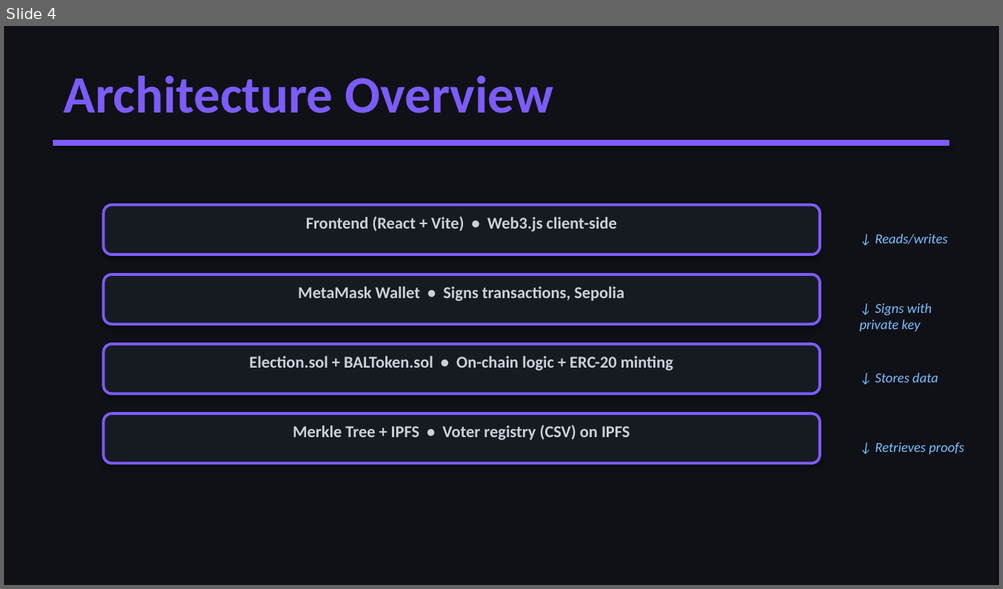
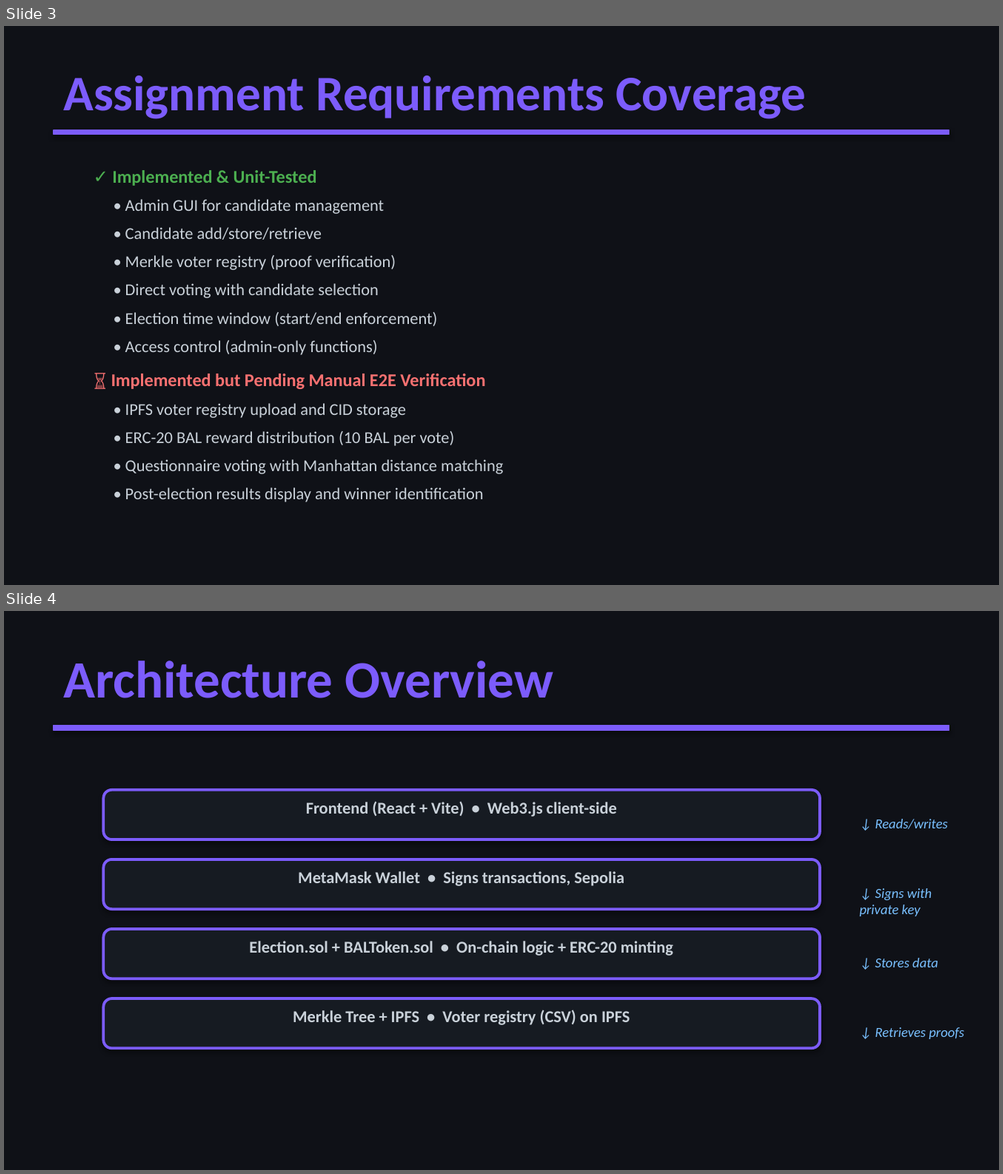
Before and after one commit to Shai-Shargal/blockchain-election-dapp, a slide deck: BlockVote_Presentation.pptx. Shown one above the other, each under a label of ours: slide 4 before the commit, slides 3 and 4 after it. The pictures are 1003x589 and 1003x1174 pixels, drawn with LibreOffice and Linux fonts; fonts in the diff are those of the drawing. Boxes give left, top, right and bottom in pixels: in the first picture for what was removed or moved away, otherwise in the second. Text is boxed around its words. In the diff, an @@ line names an element or a change of style, - is before the commit and + after.

Commit message:
feat: add presentation revision summary for BlockVote DApp

```diff
--- a/BlockVote_Presentation.pptx
+++ b/BlockVote_Presentation.pptx
@@ slide 3 added at [4,26,999,585], background #0F1117 @@
@@ text added at [63,76,805,119], 36 pt, text #7C5CFC, bold @@
+Assignment Requirements Coverage
@@ rectangle added at [54,130,949,134], fill #7C5CFC, outline #7C5CFC 0.75 pt @@
@@ text added at [112,170,317,186], 13 pt, text #4CAF50, bold @@
+✓ Implemented & Unit-Tested
@@ text added at [125,199,438,355], 12 pt, text #C9D1D9 @@
+• Admin GUI for candidate management
+• Candidate add/store/retrieve
+• Merkle voter registry (proof verification)
+• Direct voting with candidate selection
+• Election time window (start/end enforcement)
+• Access control (admin-only functions)
@@ text added at [111,374,485,389], 13 pt, text #F87171, bold @@
+⏳ Implemented but Pending Manual E2E Verification
@@ text added at [125,403,503,503], 12 pt, text #C9D1D9 @@
+• IPFS voter registry upload and CID storage
+• ERC-20 BAL reward distribution (10 BAL per vote)
+• Questionnaire voting with Manhattan distance matching
+• Post-election results display and winner identification
```
Also in this commit, not shown: 5 slides changed, 1 other slide added, 2 slides removed, 1 other file.
